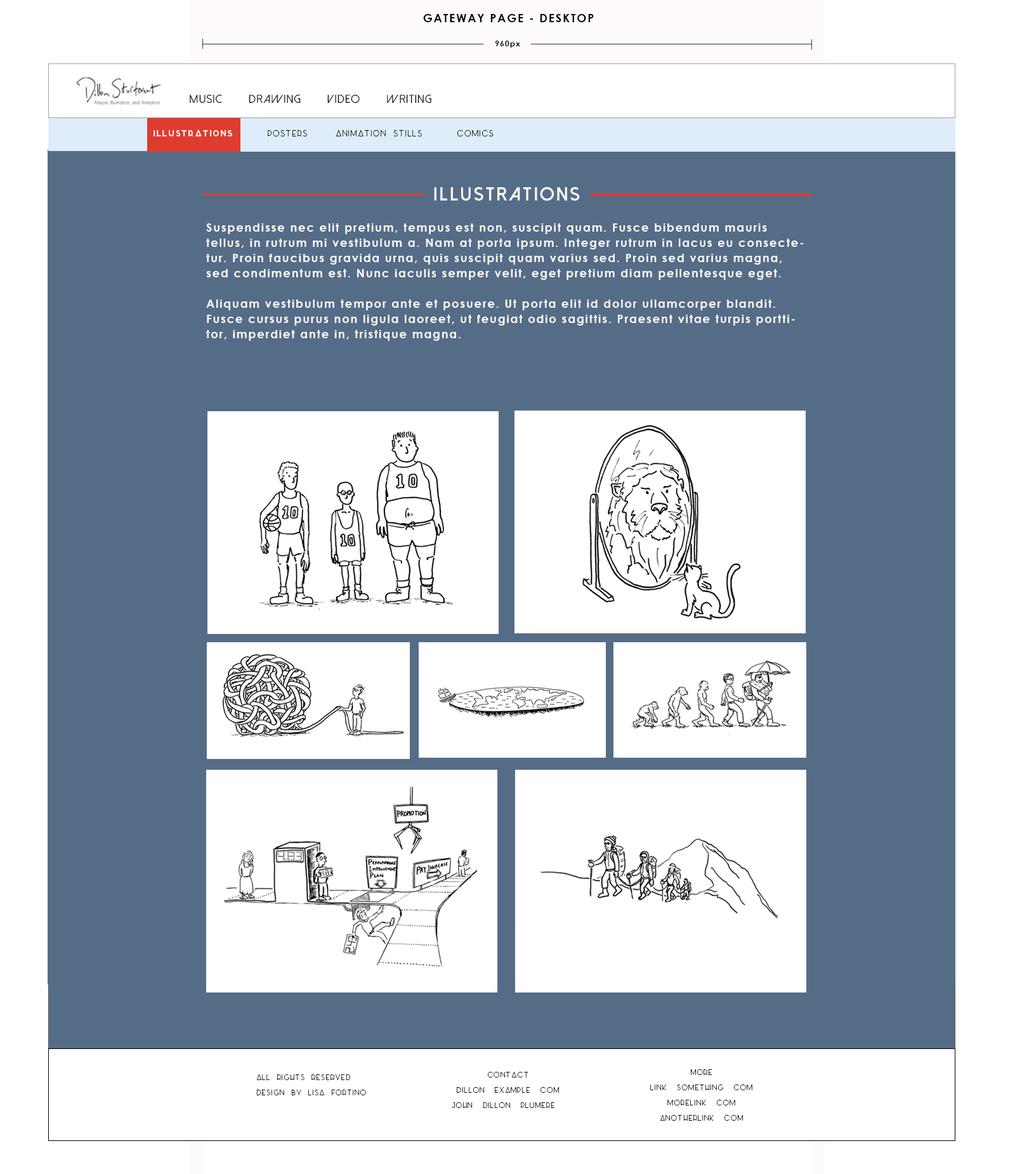
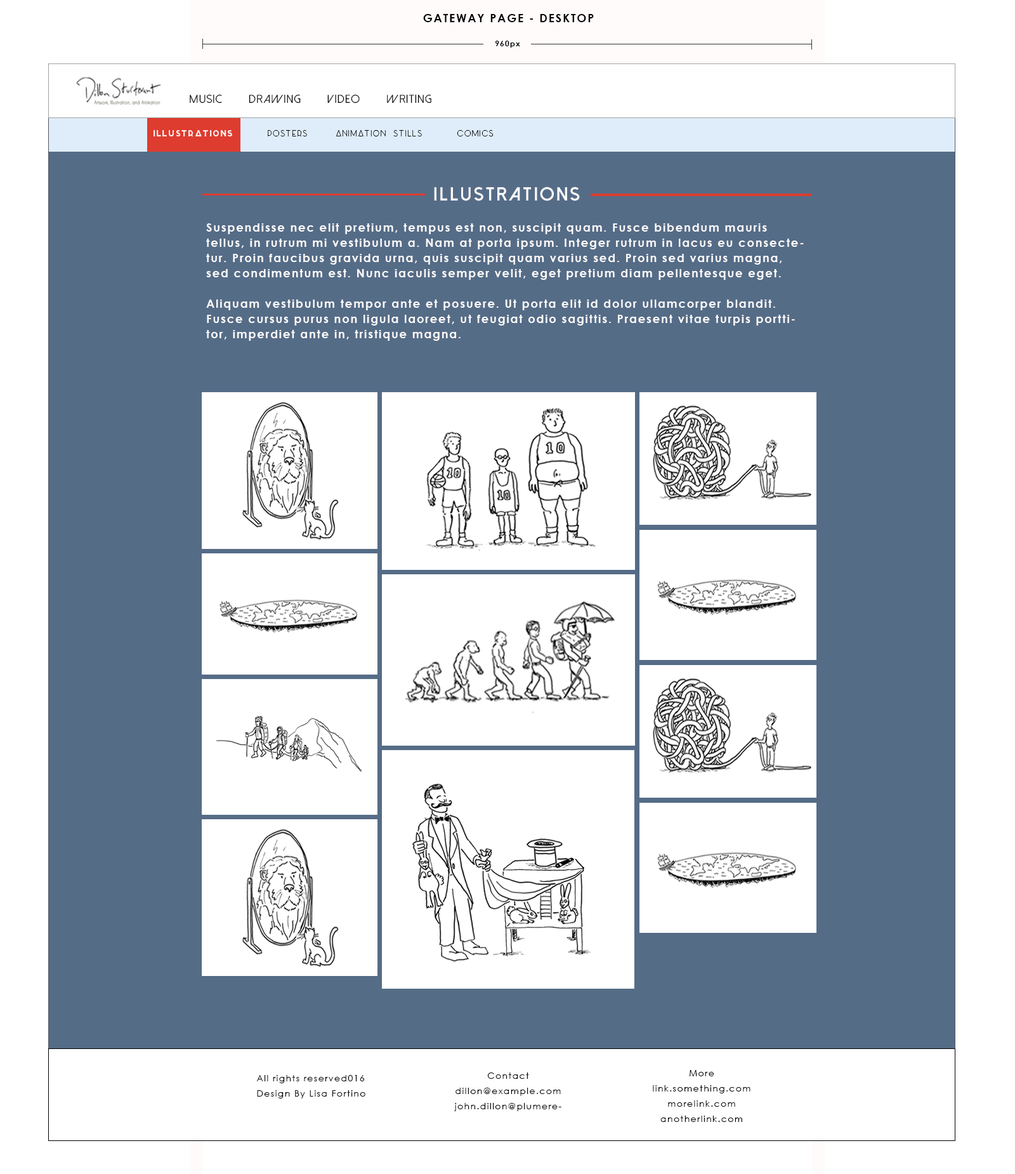
Two versions of the same layered image (1015×1174). Layer-by-layer changes:
painted on "basketball" over box(216, 397, 627, 627)
painted on "Rectangle 11 copy" over box(207, 392, 636, 634)
added group "IMG 2 copy 4" with 2 layers in group "MAIN" over box(201, 819, 378, 976)
added layer "lion 2" (1st of 2, in "MAIN" › "IMG 2 copy 4") in group "IMG 2 copy 4" over box(205, 823, 374, 972)
added layer "Rectangle 11" (1st of 2, in "MAIN" › "IMG 2 copy 4") in group "IMG 2 copy 4" over box(201, 819, 378, 976)
painted on "lion 2" (2nd of 2, in "MAIN" › "IMG 2") over box(205, 396, 799, 627)
painted on "Rectangle 11" (2nd of 2, in "MAIN" › "IMG 2") over box(201, 392, 806, 634)
hid group "IMG 1 copy" (2 layers) over box(206, 769, 498, 993)
hid group "IMG 2 copy" (2 layers) over box(515, 769, 807, 993)
painted on "evolution" over box(386, 576, 805, 755)
painted on "Rectangle 14" over box(381, 574, 807, 758)
added group "IMG 2 copy 3" with 2 layers in group "Three img" over box(639, 802, 817, 933)
added layer "Layer 3" in group "Three img" over box(201, 678, 378, 815)
added layer "Layer 2" in group "Three img" over box(381, 749, 635, 989)
painted on "world" (3rd of 3, in "MAIN" › "Three img" › "IMG 2") over box(204, 555, 604, 755)
painted on "Rectangle 13" (3rd of 3, in "MAIN" › "Three img" › "IMG 2") over box(201, 553, 606, 758)
added group "IMG 1 copy 2" with 2 layers in group "Three img" over box(639, 664, 817, 798)
added layer "Rectangle 12" (1st of 2, in "MAIN" › "Three img" › "IMG 1 copy 2") in group "IMG 1 copy 2" over box(639, 664, 817, 798)
painted on "yarn" (2nd of 2, in "MAIN" › "Three img" › "IMG 1") over box(209, 394, 815, 756)
painted on "Rectangle 12" (2nd of 2, in "MAIN" › "Three img" › "IMG 1") over box(206, 392, 817, 759)
removed layer "side2" over box(812, 150, 956, 986)
removed layer "side1" over box(47, 149, 203, 984)
…and 11 more changes (6 added, 5 painted)
